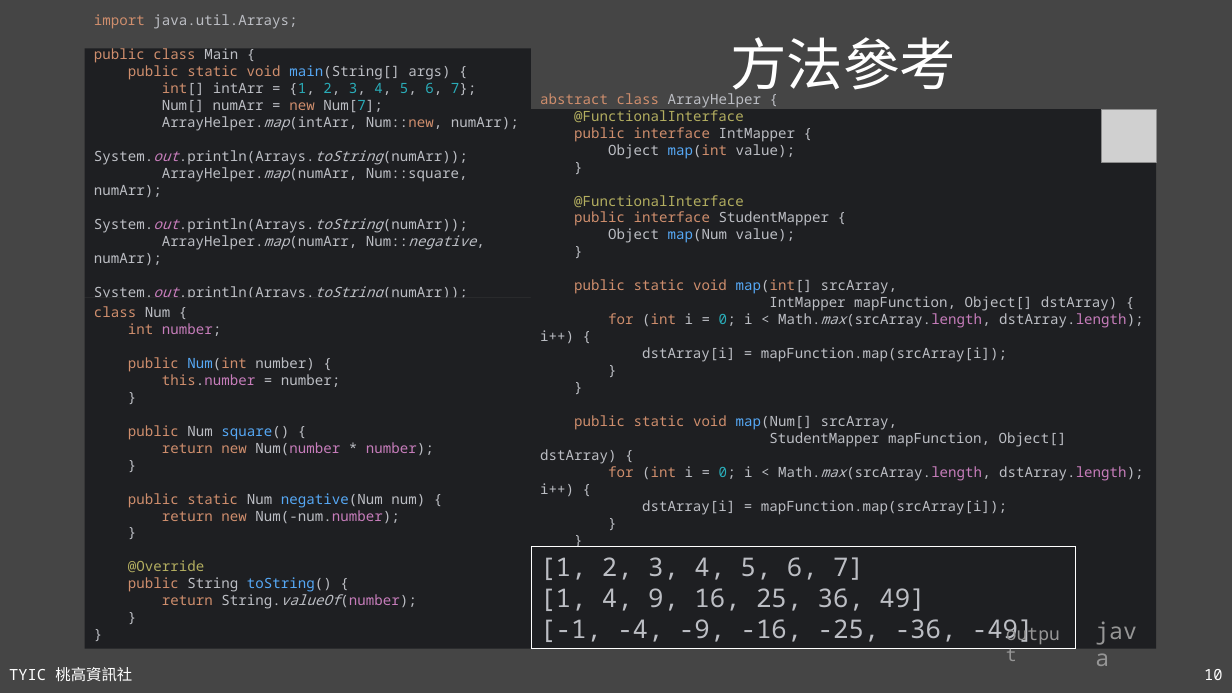
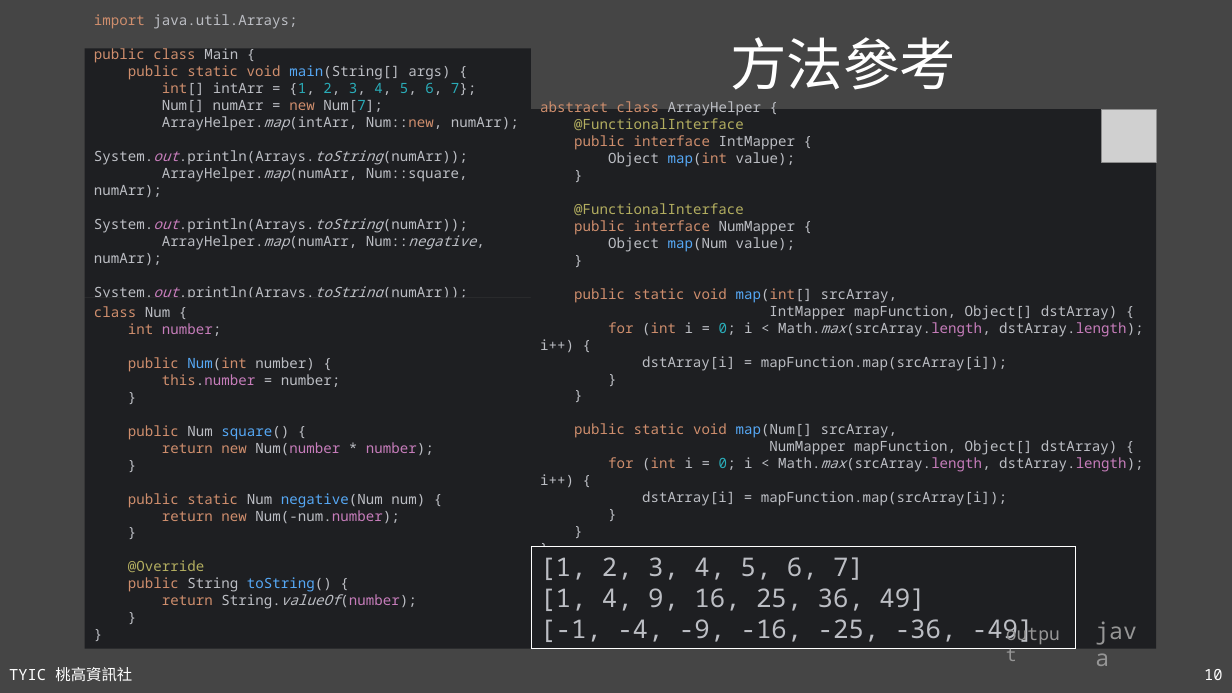
Before and after one commit to TYSHIC/slides, a slide deck: slide 10 of ppt/12_介面.pptx. Drawn at 1232x693 pixels with LibreOffice and Linux fonts; fonts in the diff are those of the drawing; grey boxes stand for pictures. Boxes give left, top, right and bottom in pixels: in the first picture for what was removed or moved away, otherwise in the second. Text is boxed around its words. In the diff, an @@ line names an element or a change of style, - is before the commit and + after.

```diff
--- a/ppt/12_介面.pptx
+++ b/ppt/12_介面.pptx
@@ text in rectangle at (540, 101, 1143, 506): text changed @@
-abstract class ArrayHelper {
-@FunctionalInterface
-public interface IntMapper {
-Object map(int value);
-}
-@FunctionalInterface
-public interface StudentMapper {
-Object map(Num value);
-}
-public static void map(int[] srcArray,
-IntMapper mapFunction, Object[] dstArray) {
-for (int i = 0; i < Math.max(srcArray.length, dstArray.length); i++) {
-dstArray[i] = mapFunction.map(srcArray[i]);
-}
-}
-public static void map(Num[] srcArray,
-StudentMapper mapFunction, Object[] dstArray) {
-for (int i = 0; i < Math.max(srcArray.length, dstArray.length); i++) {
-dstArray[i] = mapFunction.map(srcArray[i]);
-}
-}
-}
+abstract class ArrayHelper {
+@FunctionalInterface
+public interface IntMapper {
+Object map(int value);
+}
+@FunctionalInterface
+public interface NumMapper {
+Object map(Num value);
+}
+public static void map(int[] srcArray,
+IntMapper mapFunction, Object[] dstArray) {
+for (int i = 0; i < Math.max(srcArray.length, dstArray.length); i++) {
+dstArray[i] = mapFunction.map(srcArray[i]);
+}
+}
+public static void map(Num[] srcArray,
+NumMapper mapFunction, Object[] dstArray) {
+for (int i = 0; i < Math.max(srcArray.length, dstArray.length); i++) {
+dstArray[i] = mapFunction.map(srcArray[i]);
+}
+}
+}
```
Also in this commit, not shown: 4 other files.
